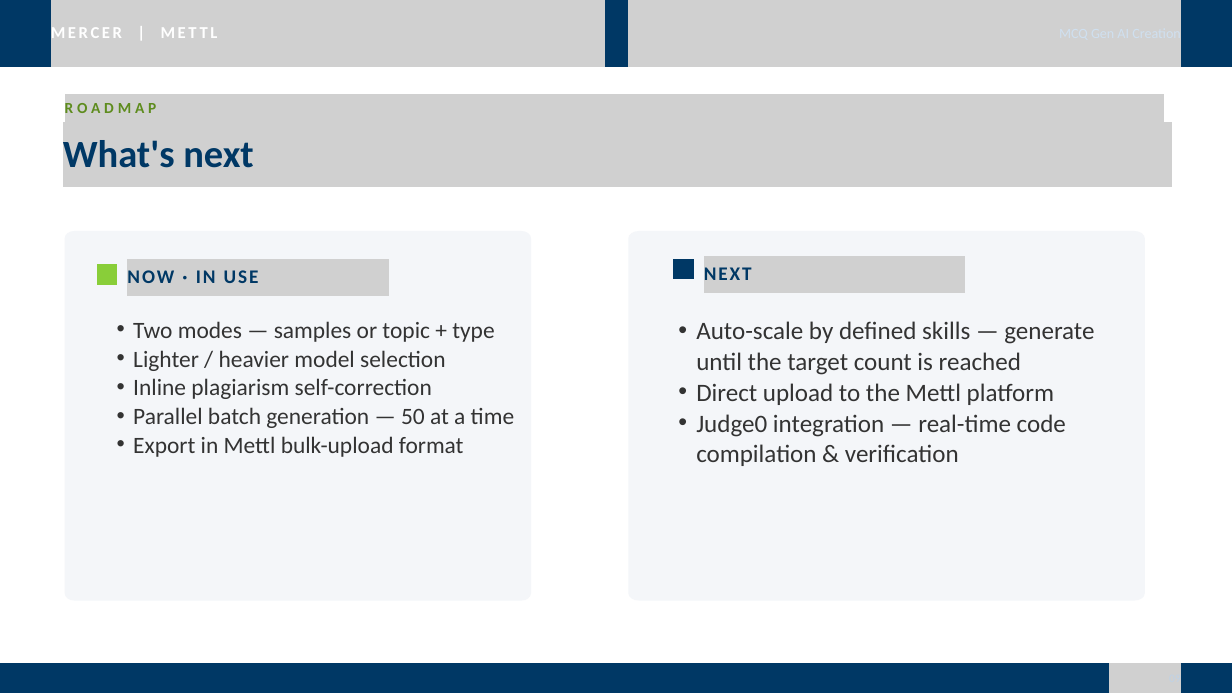
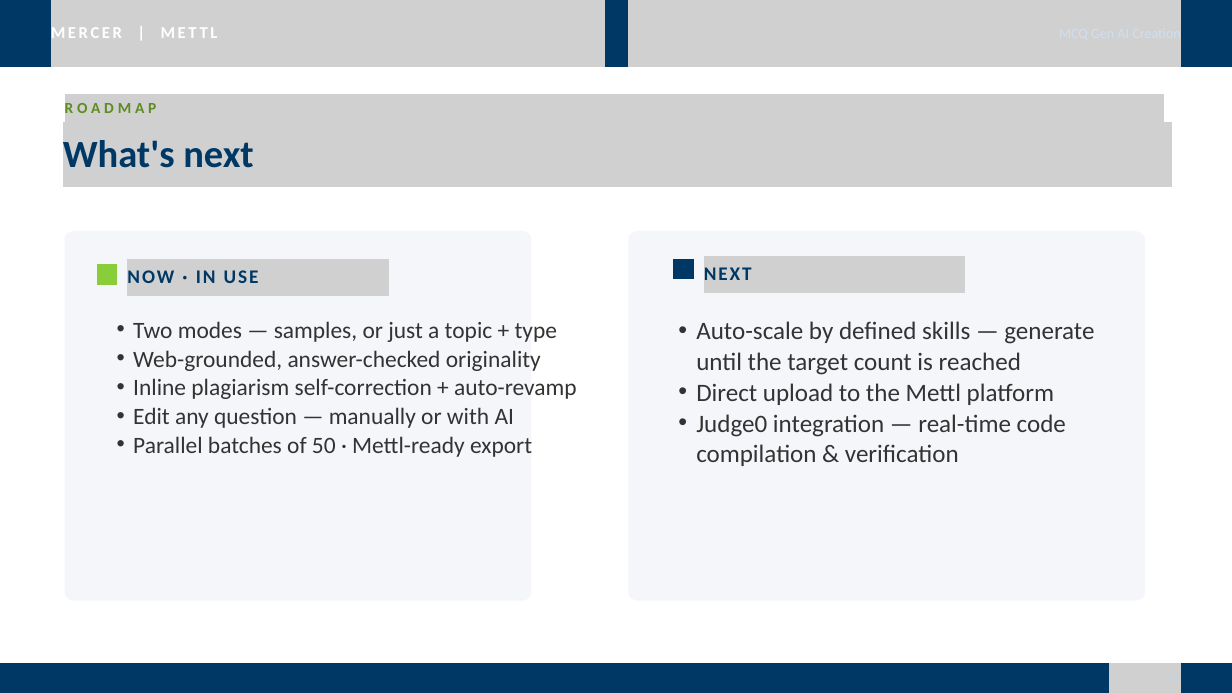
Before and after one commit to BinaryBishup/GenAI_mcqs, a slide deck: slide 9 of MCQ_GenAI_Creation_Showcase.pptx.pptx. Drawn at 1232x693 pixels with LibreOffice and Linux fonts; fonts in the diff are those of the drawing; grey boxes stand for pictures. Boxes give left, top, right and bottom in pixels: in the first picture for what was removed or moved away, otherwise in the second. Text is boxed around its words. In the diff, an @@ line names an element or a change of style, - is before the commit and + after.

```diff
--- a/MCQ_GenAI_Creation_Showcase.pptx.pptx
+++ b/MCQ_GenAI_Creation_Showcase.pptx.pptx
@@ text at <box>133,321,577,457</box>: text changed @@
-  • Two modes — samples or topic + type
-  • Lighter / heavier model selection
-  • Inline plagiarism self-correction
-  • Parallel batch generation — 50 at a time
-  • Export in Mettl bulk-upload format
+  • Two modes — samples, or just a topic + type
+  • Web-grounded, answer-checked originality
+  • Inline plagiarism self-correction + auto-revamp
+  • Edit any question — manually or with AI
+  • Parallel batches of 50 · Mettl-ready export
```
Also in this commit, not shown: 3 other slides changed, 1 other file.
